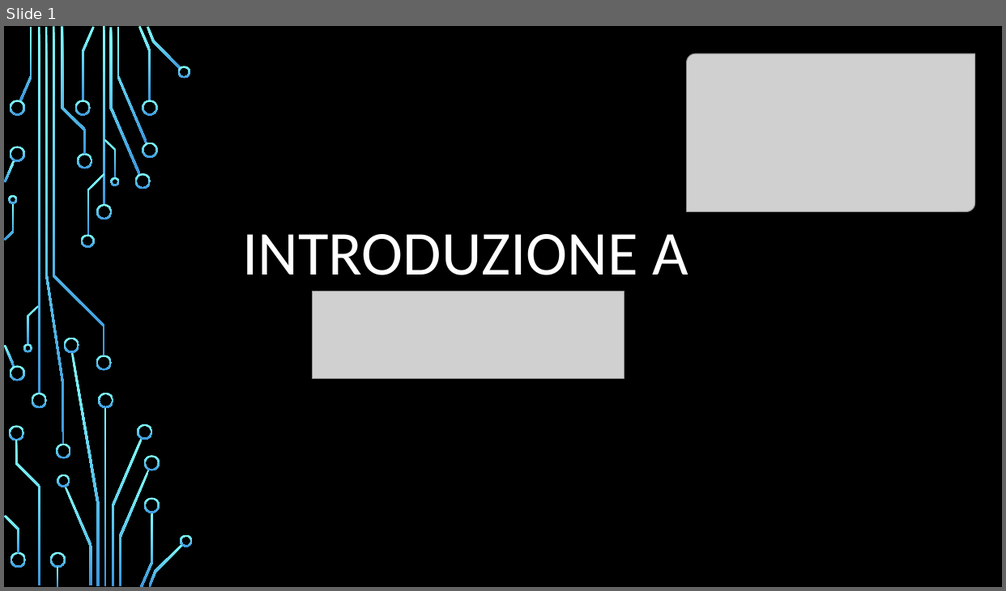
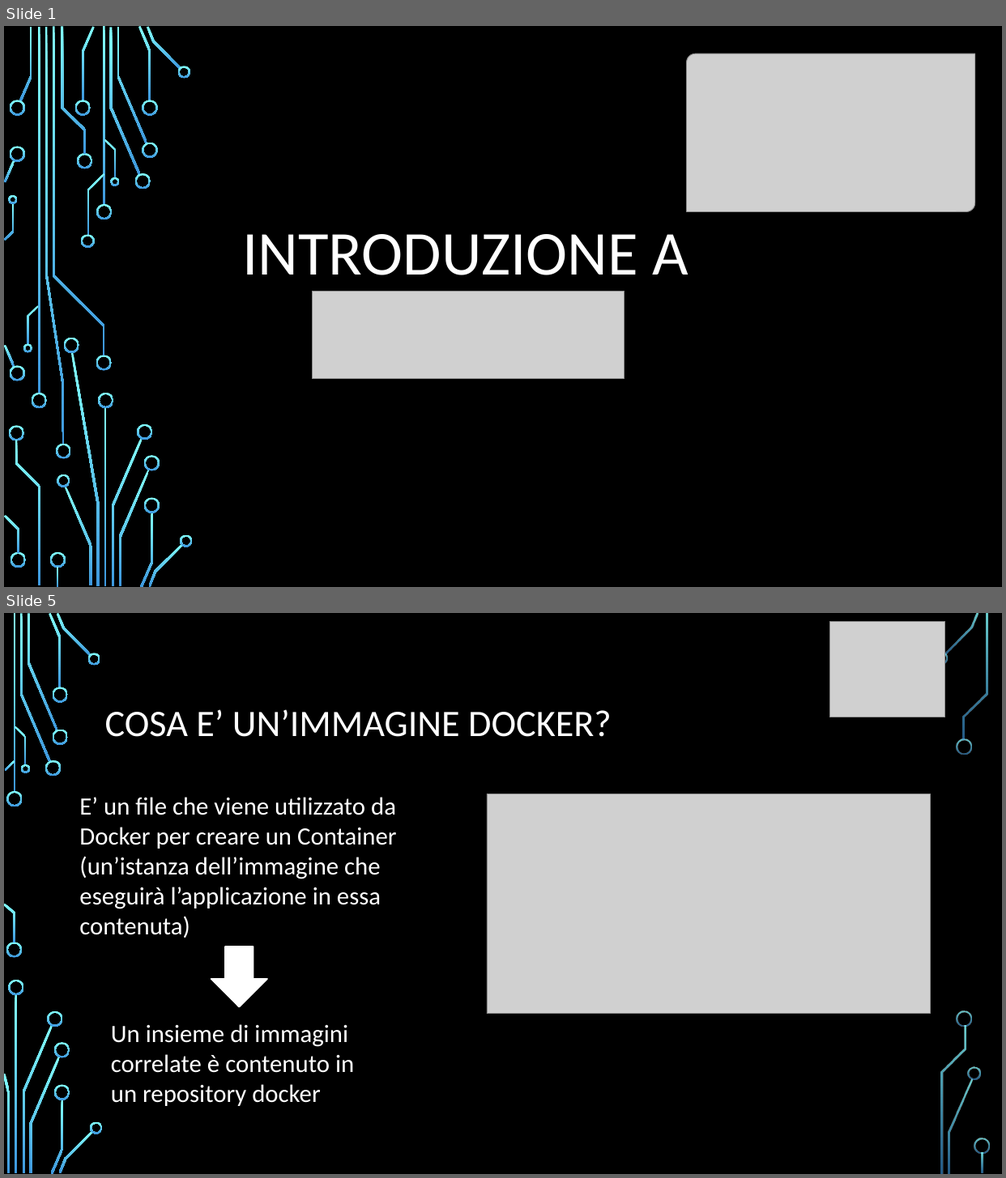
Before and after one commit to angelitadoria/Documenti-stage, a slide deck: prsentazione_DOCKER.pptx. Shown one above the other, each under a label of ours: slide 1 before the commit, slides 1 and 5 after it; the slides between them are not shown. The pictures are 1006x591 and 1006x1178 pixels, drawn with LibreOffice and Linux fonts; fonts in the diff are those of the drawing; grey boxes stand for pictures; background and template pictures are left out. Boxes give left, top, right and bottom in pixels: in the first picture for what was removed or moved away, otherwise in the second. Text is boxed around its words. In the diff, an @@ line names an element or a change of style, - is before the commit and + after.

```diff
--- a/prsentazione_DOCKER.pptx
+++ b/prsentazione_DOCKER.pptx
@@ slide 5 added at bbox=[4, 613, 1002, 1174], background picture (left out) @@
@@ picture added at bbox=[829, 621, 946, 717] @@
@@ title added at bbox=[105, 709, 612, 737], 36 pt, text #FFFFFF @@
+COSA E’ UN’IMMAGINE DOCKER?
@@ text added at bbox=[79, 797, 396, 938], 24 pt, text #FFFFFF @@
+E’ un file che viene utilizzato da Docker per creare un Container (un’istanza dell’immagine che eseguirà l’applicazione in essa contenuta)
@@ picture added at bbox=[487, 794, 930, 1014] @@
@@ down arrow added at bbox=[211, 947, 267, 1007], fill #FFFFFF, outline #FFFFFF 1.25 pt @@
@@ text added at bbox=[111, 1024, 354, 1106], 24 pt, text #FFFFFF @@
+Un insieme di immagini correlate è contenuto in un repository docker
@@ group added at bbox=[4, 613, 990, 1174]: 33 freeform shapes, 3 rectangles @@
```
Also in this commit, not shown: 2 slides changed, 4 other slides added, 2 slides removed.
